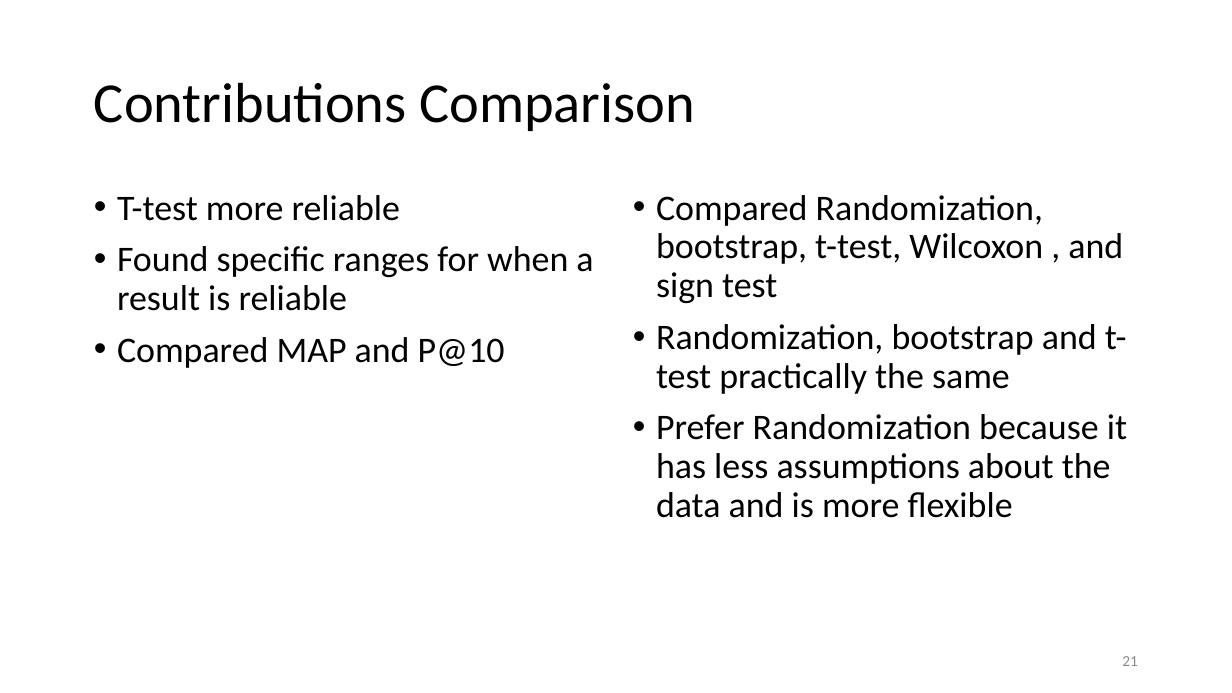
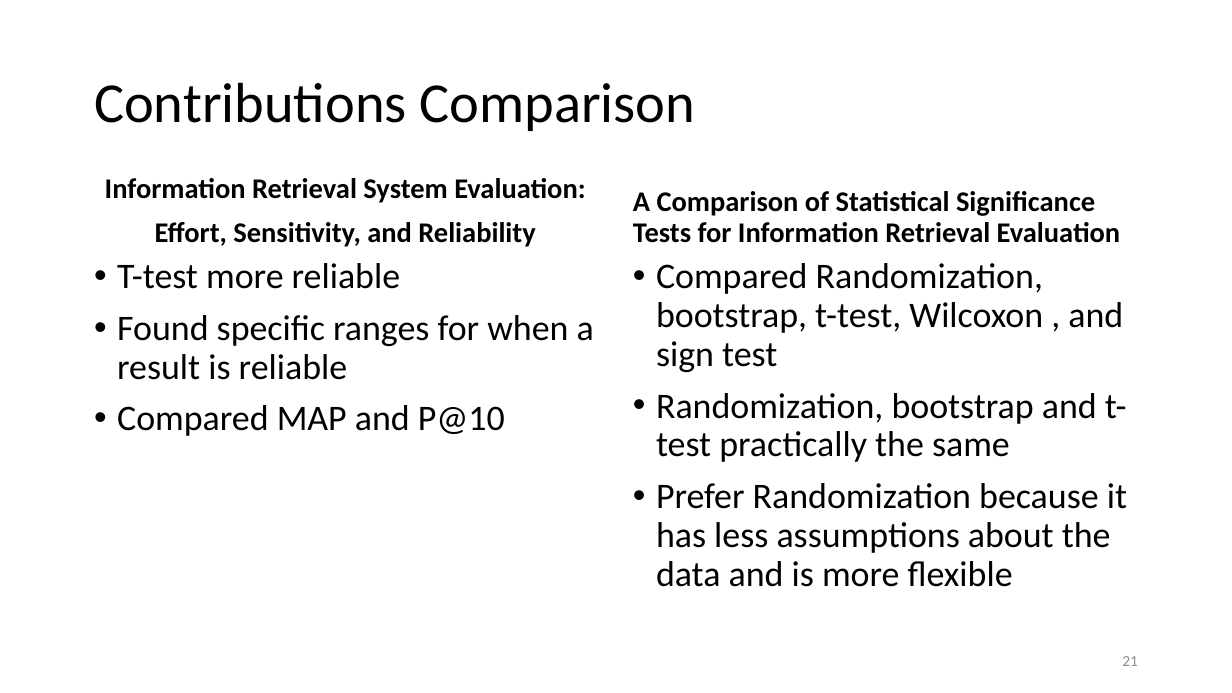
Before and after one commit to Miranda-C-Smith/cs834-f17, a slide deck: slide 21 of assignments/Presentation4/SignificanceTestSlides.pptx. Drawn at 1232x693 pixels with LibreOffice and Linux fonts; fonts in the diff are those of the drawing. Boxes give left, top, right and bottom in pixels: in the first picture for what was removed or moved away, otherwise in the second. Text is boxed around its words. In the diff, an @@ line names an element or a change of style, - is before the commit and + after.

```diff
--- a/assignments/Presentation4/SignificanceTestSlides.pptx
+++ b/assignments/Presentation4/SignificanceTestSlides.pptx
@@ text added at [105, 178, 585, 247], 22.2 pt, text #000000, bold @@
+Information Retrieval System Evaluation:
+Effort, Sensitivity, and Reliability
@@ text added at [633, 191, 1121, 243], 22.2 pt, text #000000, bold @@
+A Comparison of Statistical Significance Tests for Information Retrieval Evaluation
@@ text "T-test more reliable": place and size @@
-text "T-test more reliable" at [117, 195, 593, 368]
+text "T-test more reliable" at [117, 263, 594, 436]
@@ text "Compared Randomization, bootstrap, t-test, Wilcoxon ...": place and size @@
-text "Compared Randomization, bootstrap, t-test, Wilcoxon ..." at [656, 195, 1127, 518]
+text "Compared Randomization, bootstrap, t-test, Wilcoxon ..." at [656, 263, 1127, 587]
```
Also in this commit, not shown: 9 other slides changed.
